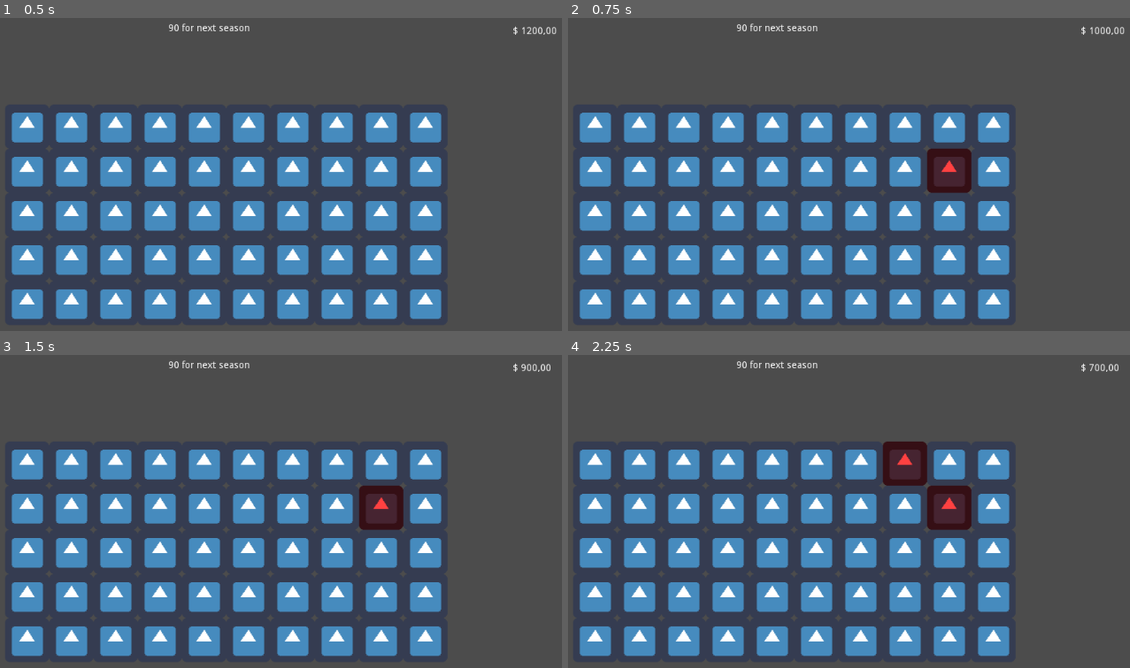
Above: before the commit, frames 1-4 (two rows, left to right).
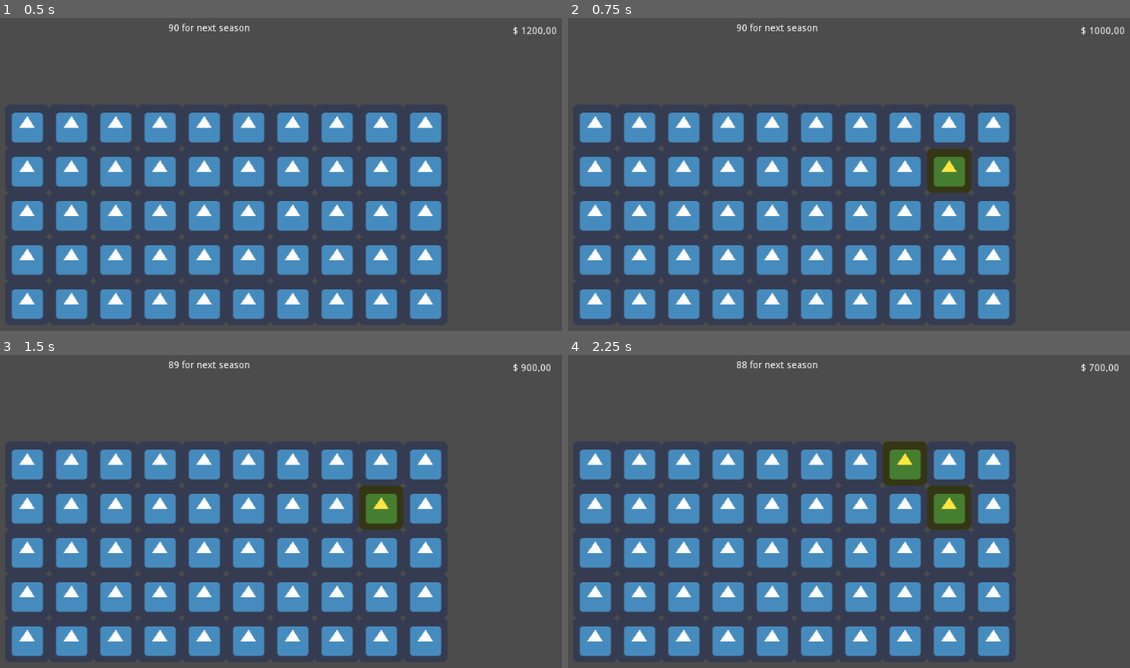
Above: after the commit, the same moments.

Repository: henriiquecampos/tillage-fever
Game: Godot game, scene res://screens/gameplay/play_screen.tscn
The game is run twice, just before and just after one commit, with the same random seed, the same clock (stepped at 60 frames per second) and the same inputs. This scene is started directly instead of the project's main scene. The engine's default icon, where the game draws it, is replaced by a stand-in: a white triangle on a blue panel in a dark square.
Inputs (mouse positions are in pixels of both pictures, inside the frame that each line leads up to):
- Up to frame 1 (0.5 s): no input
- Up to frame 2 (0.75 s): tap Enter at 0.5 s; move the mouse to (967, 187) at 0.52 s; press the mouse at (967, 187) at 0.53 s
- Up to frame 3 (1.5 s): tap Space at 1.25 s; move the mouse to (101, 564) at 1.27 s; release the mouse at (101, 564) at 1.28 s; click (101, 564) at 1.35 s
- Up to frame 4 (2.25 s): tap Enter at 2 s; move the mouse to (882, 452) at 2.02 s; press the mouse at (882, 452) at 2.03 s

Frame 1 is identical in both runs. In frame 2, 1.1% of the frame differs, in the area x 63-72%, y 41-56%; in frame 3, 1.1%; in frame 4, 2.2%, in the area x 30-72%, y 1-56%.

Commit message:
Added tiles changing relative to time

Diff:
--- a/source/areas/field/field.gd
+++ b/source/areas/field/field.gd
@@ -1,6 +1,7 @@
 extends TileMap
 
 var last_cell = Vector2(15,15)
+var current_tile = 1
 func _process(delta):
 	if Input.is_action_pressed("click"):
 		var current_cell = world_to_map(get_local_mouse_position())
@@ -18,3 +19,10 @@
 		else:
 			set_cellv(cell, 0)
 			player.set_current_score(int(player.current_score + (player.tile_price/2)))
+
+func changed_tiles(days):
+	#change the tiles according to the current amount of days
+	for c in get_used_cells():
+		print(get_cellv(c))
+		if get_cellv(c) >=1:
+			set_cellv(c, get_cellv(c) + 1)
--- a/source/areas/field/tileset.tres
+++ b/source/areas/field/tileset.tres
@@ -16,9 +16,72 @@
 1/name = "Sprite2"
 1/texture = ExtResource( 1 )
 1/tex_offset = Vector2( 0, 0 )
-1/modulate = Color( 1, 0.257813, 0.257813, 1 )
+1/modulate = Color( 1, 0.901428, 0.257813, 1 )
 1/region = Rect2( 0, 0, 64, 64 )
 1/is_autotile = false
 1/occluder_offset = Vector2( 0, 0 )
 1/navigation_offset = Vector2( 0, 0 )
 1/shapes = [  ]
+2/name = "Sprite1"
+2/texture = ExtResource( 1 )
+2/tex_offset = Vector2( 0, 0 )
+2/modulate = Color( 1, 0.257813, 0.257813, 1 )
+2/region = Rect2( 0, 0, 64, 64 )
+2/is_autotile = false
+2/occluder_offset = Vector2( 0, 0 )
+2/navigation_offset = Vector2( 0, 0 )
+2/shapes = [  ]
+3/name = "Sprite3"
+3/texture = ExtResource( 1 )
+3/tex_offset = Vector2( 0, 0 )
+3/modulate = Color( 0.281006, 1, 0.257813, 1 )
+3/region = Rect2( 0, 0, 64, 64 )
+3/is_autotile = false
+3/occluder_offset = Vector2( 0, 0 )
+3/navigation_offset = Vector2( 0, 0 )
+3/shapes = [  ]
+4/name = "Sprite4"
+4/texture = ExtResource( 1 )
+4/tex_offset = Vector2( 0, 0 )
+4/modulate = Color( 0.257813, 1, 0.913025, 1 )
+4/region = Rect2( 0, 0, 64, 64 )
+4/is_autotile = false
+4/occluder_offset = Vector2( 0, 0 )
+4/navigation_offset = Vector2( 0, 0 )
+4/shapes = [  ]
+5/name = "Sprite5"
+5/texture = ExtResource( 1 )
+5/tex_offset = Vector2( 0, 0 )
+5/modulate = Color( 0.257813, 0.47815, 1, 1 )
+5/region = Rect2( 0, 0, 64, 64 )
+5/is_autotile = false
+5/occluder_offset = Vector2( 0, 0 )
+5/navigation_offset = Vector2( 0, 0 )
+5/shapes = [  ]
+6/name = "Sprite6"
+6/texture = ExtResource( 1 )
+6/tex_offset = Vector2( 0, 0 )
+6/modulate = Color( 0.315796, 0.257813, 1, 1 )
+6/region = Rect2( 0, 0, 64, 64 )
+6/is_autotile = false
+6/occluder_offset = Vector2( 0, 0 )
+6/navigation_offset = Vector2( 0, 0 )
+6/shapes = [  ]
+7/name = "Sprite7"
+7/texture = ExtResource( 1 )
+7/tex_offset = Vector2( 0, 0 )
+7/modulate = Color( 0.959412, 0.257813, 1, 1 )
+7/region = Rect2( 0, 0, 64, 64 )
+7/is_autotile = false
+7/occluder_offset = Vector2( 0, 0 )
+7/navigation_offset = Vector2( 0, 0 )
+7/shapes = [  ]
+8/name = "Sprite8"
+8/texture = ExtResource( 1 )
+8/tex_offset = Vector2( 0, 0 )
+8/modulate = Color( 1, 0.257813, 0.483948, 1 )
+8/region = Rect2( 0, 0, 64, 64 )
+8/is_autotile = false
+8/occluder_offset = Vector2( 0, 0 )
+8/navigation_offset = Vector2( 0, 0 )
+8/shapes = [  ]
--- a/source/areas/field/tileset.tscn
+++ b/source/areas/field/tileset.tscn
@@ -9,8 +9,50 @@
 texture = ExtResource( 1 )
 centered = false
 
-[node name="Sprite2" type="Sprite" parent="."]
+[node name="Sprite1" type="Sprite" parent="."]
 
 modulate = Color( 1, 0.257813, 0.257813, 1 )
 texture = ExtResource( 1 )
 centered = false
+
+[node name="Sprite2" type="Sprite" parent="."]
+
+modulate = Color( 1, 0.901428, 0.257813, 1 )
+texture = ExtResource( 1 )
+centered = false
+
+[node name="Sprite3" type="Sprite" parent="."]
+
+modulate = Color( 0.281006, 1, 0.257813, 1 )
+texture = ExtResource( 1 )
+centered = false
+
+[node name="Sprite4" type="Sprite" parent="."]
+
+modulate = Color( 0.257813, 1, 0.913025, 1 )
+texture = ExtResource( 1 )
+centered = false
+
+[node name="Sprite5" type="Sprite" parent="."]
+
+modulate = Color( 0.257813, 0.47815, 1, 1 )
+texture = ExtResource( 1 )
+centered = false
+
+[node name="Sprite6" type="Sprite" parent="."]
+
+modulate = Color( 0.315796, 0.257813, 1, 1 )
+texture = ExtResource( 1 )
+centered = false
+
+[node name="Sprite7" type="Sprite" parent="."]
+
+modulate = Color( 0.959412, 0.257813, 1, 1 )
+texture = ExtResource( 1 )
+centered = false
+
+[node name="Sprite8" type="Sprite" parent="."]
+
+modulate = Color( 1, 0.257813, 0.483948, 1 )
+texture = ExtResource( 1 )
+centered = false
--- a/source/screens/gameplay/play_screen.gd
+++ b/source/screens/gameplay/play_screen.gd
@@ -17,13 +17,13 @@
 func _process(delta):
 	if days >= 0:
 		current_time += delta
-		if current_time >= 5.0:
+		if current_time >= 1.0:
 			days -= 1
 			update_days(days)
 			current_time = 0.0
 
 func update_score(value):
-	if value <= 0:
+	if value < 0:
 		print("player lose")
 	score.set_text(score_text.format({"amount":value}))
 
@@ -32,3 +32,7 @@
 	if value <= 0:
 		print("player win!!")
 	time.set_text(time_text.format({"amount":value}))
+	print(value%5)
+	if value%5 == 0:
+		$Field/Tilemap.current_tile += 1
+		$Field/Tilemap.changed_tiles(value)
